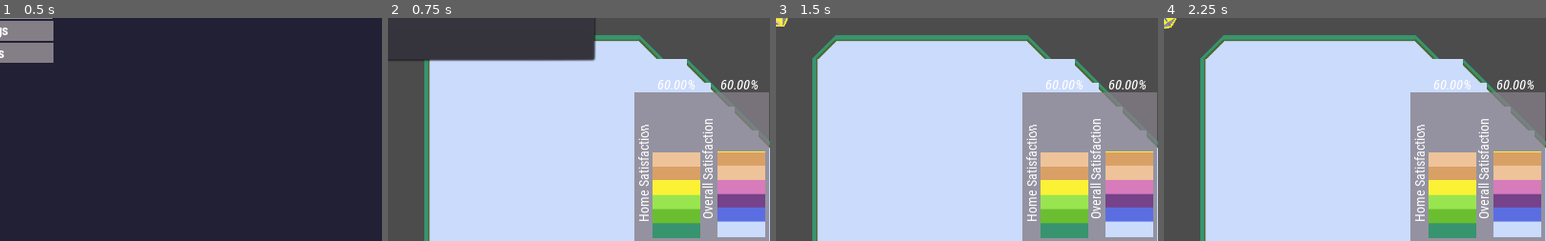
Above: before the commit, frames 1-4 (left to right).
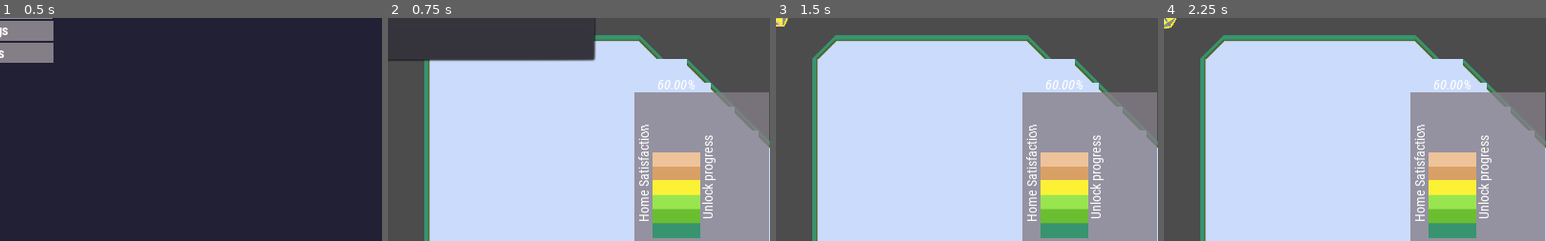
Above: after the commit, the same moments.

Repository: broquaint/comrade-cabbie
Game: Godot game, scene res://Root.tscn
Two runs of this game, one before a commit and one after it. Both use one fixed random seed, a clock stepped at 60 frames per second and the inputs below.
Inputs:
- Up to frame 1 (0.5 s): no input
- Up to frame 2 (0.75 s): click "Start" at 0.5 s
- Up to frame 3 (1.5 s): click "OK" at 1.25 s
- Up to frame 4 (2.25 s): hold Right (move_right) from 2.03 s (still down)
The pictures show only the part of the screen within x 50-100%, y 50-100%; the shares and areas given below are measured in that part.

Frame 1 is identical in both runs. In frame 2, 5.6% of the frame differs, in the area x 82-99%, y 27-99%; in frame 3, 5.6%; in frame 4, 5.6%.

Commit message:
Change secondary meter to unlock progress
The overall progress thing was never very compelling.

Diff:
--- a/GameState.gd
+++ b/GameState.gd
@@ -22,7 +22,6 @@
 
 var current_state = States.TITLE
 var current_asteroid : Node2D
-var overall_satisfaction  = DEFAULT_SATISFACTION
 var asteroid_satisfaction = {}
 var settings = {}
 
@@ -33,10 +32,10 @@
 	Study = false,
 	Home = false,
 }
+var unlock_order = ['Home', 'Services', 'Study', 'Goods']
 
 func initialize():
 	current_asteroid = get_node('/root/Root/HomeAsteroid')
-	overall_satisfaction  = DEFAULT_SATISFACTION
 	if not asteroid_satisfaction.empty():
 		for k in asteroid_satisfaction.keys():
 			asteroid_satisfaction[k] = DEFAULT_SATISFACTION
@@ -106,12 +105,6 @@
 
 	asteroid_satisfaction[asteroid.name] = clamp(prev_satisfaction * ratio, 0, 100)
 
-	var prev_whole_satisfaction = overall_satisfaction
-	var total_satisfaction = 0
-	for s in asteroid_satisfaction.values():
-		total_satisfaction += s
-	overall_satisfaction = total_satisfaction / asteroid_satisfaction.size()
-
 	var local_satisfaction = asteroid_satisfaction[asteroid.name]
 	if prev_satisfaction == local_satisfaction:
 		emit_signal('satisfaction_update', 'No change to satisfaction levels ._.')
@@ -119,26 +112,31 @@
 		var aname = asteroid.name.replace('Asteroid', '')
 		var direction = 'increased' if prev_satisfaction < local_satisfaction else 'decreased'
 		var local_delta = local_satisfaction - prev_satisfaction
-		var whole_delta = overall_satisfaction - prev_whole_satisfaction
 		emit_signal(
 			'satisfaction_update',
-			'%s Satisfaction [i]%s[/i] by [b]%.2f[/b] to [b]%.2f[/b]%% and overall satisaction by [b]%.2f[/b] to [b]%.2f[/b]%%' % [aname, direction, local_delta, local_satisfaction, whole_delta, overall_satisfaction]
+			'%s Satisfaction [i]%s[/i] by [b]%.2f[/b] to [b]%.2f[/b]%%' % [aname, direction, local_delta, local_satisfaction]
 		)
 
-	journeys.push_front(journey_score)
+	journeys.push_front({score = journey_score, asteroid = asteroid.name.replace('Asteroid', '')})
 	handle_unlocks()
 
+const UNLOCK_THRESHOLD = 5
+func good_journey_count():
+	var unlock_target = unlock_order[0]
+	var good_journeys = 0
+	for js in journeys:
+		if js['score'] <= JourneyScore.TIMELY and js['asteroid'] == unlock_target:
+			good_journeys += 1
+	return clamp(good_journeys, 0, UNLOCK_THRESHOLD)
+
 func unlocking_now():
-	if journeys.size() > 4:
-		for js in journeys.slice(0, 4):
-			if js > JourneyScore.TIMELY:
-				return false
-	else:
+	if unlock_order.empty():
 		return false
-	return true
+	return good_journey_count() >= UNLOCK_THRESHOLD
 
 func handle_unlocks():
 	if unlocking_now():
+		unlock_order.pop_front()
 		if not unlocks['Services']:
 			unlocks['Services'] = true
 			emit_signal('asteroid_unlock', 'Services')
--- a/Goods Asteroid.tscn
+++ b/Goods Asteroid.tscn
@@ -507,7 +507,6 @@
 [node name="CollisionPolygon2D" type="CollisionPolygon2D" parent="HomeBarrier"]
 position = Vector2( -1.34363, 0 )
 rotation = -0.0575959
-scale = Vector2( 1, 1 )
 polygon = PoolVector2Array( 34.8154, -66.7111, -69.3398, 29.2092, -35.9326, 65.7288, 71.9824, -26.0356 )
 
 [node name="AnimationPlayer" type="AnimationPlayer" parent="HomeBarrier"]
--- a/SatisfactionMeter.gd
+++ b/SatisfactionMeter.gd
@@ -8,17 +8,16 @@
 	overall_orig_pos  = $SatisfactionMeterSprite.position
 	$AsteroidSatisfactionMeterSprite.set_region(true)
 	$SatisfactionMeterSprite.set_region(true)
-	set_overall_meter()
 
-func set_overall_meter():
+func set_progress_meter():
 	var meter      = $SatisfactionMeterSprite
 	var ts         = meter.texture.get_size()
-	var new_height = ts.y * (GameState.overall_satisfaction/100)
+	var gjc        = GameState.good_journey_count()
+	var unlock_pct = float(gjc) / GameState.UNLOCK_THRESHOLD if gjc > 0 else 0
+	var new_height = ts.y * unlock_pct
 	var offset     = ts.y - new_height
 	meter.set_region_rect(Rect2(0, offset, ts.x, new_height))
 	meter.position.y = overall_orig_pos.y + offset/2
-
-	$MeterValue.text = "%.2f%%" % GameState.overall_satisfaction
 
 func set_asteroid_meter(asteroid):
 	var meter      = $AsteroidSatisfactionMeterSprite
@@ -36,5 +35,5 @@
 
 func on_new_dropoff(dropoff, asteroid, travel_time, travel_score):
 	# Should ensure the satisfaction value is in its final state
-	call_deferred('set_overall_meter')
+	call_deferred('set_progress_meter')
 	call_deferred('set_asteroid_meter', asteroid)
--- a/SatisfactionMeter.tscn
+++ b/SatisfactionMeter.tscn
@@ -32,7 +32,7 @@
 rect_rotation = -90.2
 theme = ExtResource( 3 )
 custom_fonts/font = SubResource( 13 )
-text = "Overall Satisfaction"
+text = "Unlock progress"
 
 [node name="AsteroidMeterLabel" type="Label" parent="."]
 margin_left = 2.6955
@@ -43,18 +43,6 @@
 theme = ExtResource( 3 )
 custom_fonts/font = SubResource( 13 )
 text = "Asteroid Satisfaction"
-
-[node name="MeterValue" type="Label" parent="."]
-anchor_left = 2.837
-anchor_top = -0.457
-anchor_right = 2.837
-anchor_bottom = -0.457
-margin_left = 2.53795
-margin_top = -4.81799
-margin_right = 42.5379
-margin_bottom = 19.182
-theme = ExtResource( 3 )
-text = "60%"
 
 [node name="AsteroidMeterValue" type="Label" parent="."]
 anchor_left = 2.837
